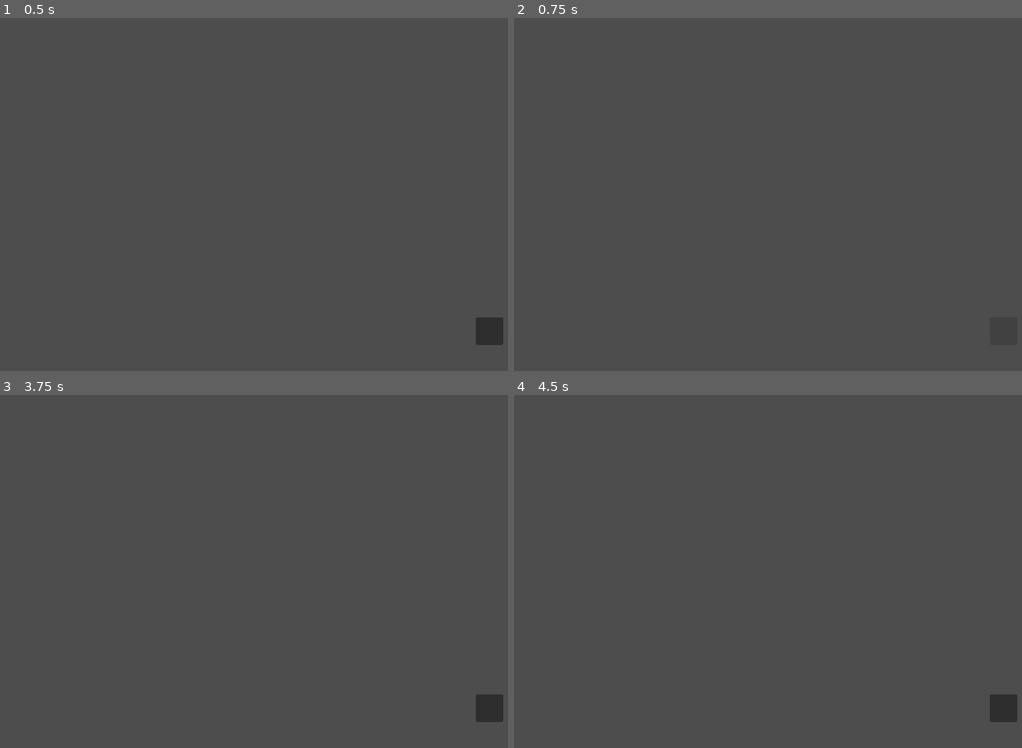
Above: before the commit, frames 1-4 (two rows, left to right).
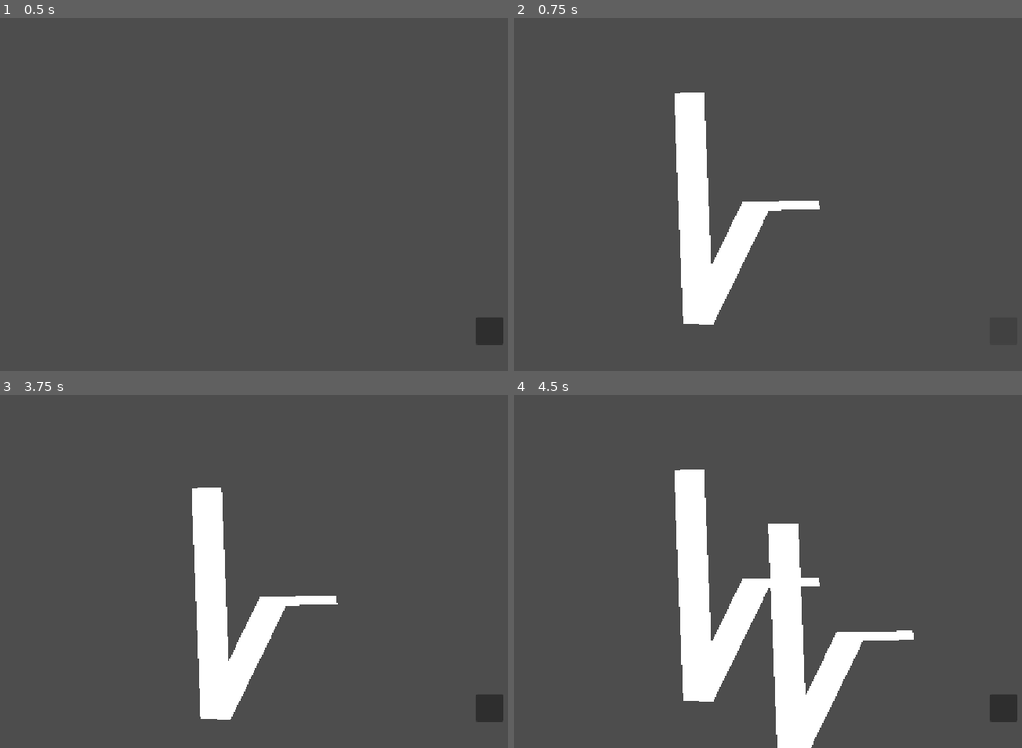
Above: after the commit, the same moments.

Repository: Egorenko/Hitze
Game: Godot game, scene res://scenes/main.tscn
Two runs of this game, one before a commit and one after it. Both use one fixed random seed, a clock stepped at 60 frames per second and the inputs below. Before the commit the project has no main scene; this scene is started directly in both runs.
Inputs (mouse positions are in pixels of both pictures, inside the frame that each line leads up to):
- Up to frame 1 (0.5 s): no input
- Up to frame 2 (0.75 s): click (1001, 332) at 0.5 s
- Up to frame 3 (3.75 s): click (487, 709) at 1.25 s; click (487, 709) at 2 s; tap Enter at 2.75 s; move the mouse to (355, 553) at 2.77 s; click (355, 553) at 2.92 s; tap Space at 3.5 s; drag from (91, 589) to (187, 642) at 3.52 s
- Up to frame 4 (4.5 s): tap Enter at 4.25 s; move the mouse to (793, 493) at 4.27 s; click (793, 493) at 4.42 s

Frame 1 is identical in both runs. In frame 2, 5.7% of the frame differs, in the area x 31-61%, y 21-87%; in frame 3, 5.7%; in frame 4, 11%, in the area x 31-79%, y 21-100%.

Commit message:
add Card and Drag & Drop

Diff:
--- a/20260626_game_jam/project.godot
+++ b/20260626_game_jam/project.godot
@@ -11,6 +11,7 @@
 [application]
 
 config/name="20260626GameJam"
+run/main_scene="uid://clme6234ehbjq"
 config/features=PackedStringArray("4.7", "GL Compatibility")
 config/icon="res://assets/icon.svg"
 
--- /dev/null
+++ b/20260626_game_jam/scenes/card.gd
@@ -0,0 +1,52 @@
+extends Sprite2D
+
+var dragging: bool = false
+var drag_start: Vector2 = Vector2.ZERO
+var origin: Vector2 = Vector2.ZERO
+signal card_played(direction: String)
+
+const SWIPE_THRESHOLD: float = 150.0
+
+func _input(event: InputEvent) -> void:
+	if event is InputEventMouseButton:
+		if event.pressed:
+			dragging = true
+			drag_start = event.position
+			origin = global_position
+		else:
+			_check_swipe(event.position)
+			dragging = false
+
+	if event is InputEventMouseMotion and dragging:
+		global_position = origin + (event.position - drag_start)
+
+func _check_swipe(end_pos: Vector2) -> void:
+	var diff: Vector2 = end_pos - drag_start
+
+	if abs(diff.x) < SWIPE_THRESHOLD:
+		# Zurück zur Origin
+		global_position = origin
+		return
+
+	if diff.x > 0:
+		_on_swipe_right()
+	elif diff.x < 0:
+		_on_swipe_left()
+
+func _on_swipe_right() -> void:
+	card_played.emit("right")
+	print("Swipe Right")
+
+
+func _on_swipe_left() -> void:
+	card_played.emit("left")
+	print("Swipe Left")
+
+func _ready() -> void:
+	get_viewport().connect("mouse_exited", _on_mouse_exited)
+
+func _on_mouse_exited() -> void:
+	if dragging:
+		queue_free()
+		dragging = false
+		global_position = origin
--- /dev/null
+++ b/20260626_game_jam/scenes/card.tscn
@@ -0,0 +1,11 @@
+[gd_scene format=3 uid="uid://cgnhm1akexdvm"]
+
+[ext_resource type="Script" uid="uid://dkak0jk4gjimg" path="res://scenes/card.gd" id="1_d81rb"]
+
+[node name="Card" type="Sprite2D" unique_id=2126844789]
+script = ExtResource("1_d81rb")
+
+[node name="Line2D" type="Line2D" parent="." unique_id=1437947577]
+position = Vector2(-2619.111, -179.78912)
+scale = Vector2(5.555556, 1.6618183)
+points = PackedVector2Array(561, 191, 564, 446, 583, 316, 604, 315)
--- a/20260626_game_jam/scenes/main.gd
+++ b/20260626_game_jam/scenes/main.gd
@@ -1,6 +1,16 @@
 extends Node2D
 
+var card = preload("res://scenes/card.tscn")
 var card_on_feld:bool = false
 
 func spawn_card() -> void:
-	pass
+	if card_on_feld:
+		return
+	print("card")
+	var inst = card.instantiate()
+	add_child(inst)
+	inst.card_played.connect(_on_card_played)
+	card_on_feld = true
+
+func _on_card_played(direction: String) -> void:
+	card_on_feld = false
--- a/20260626_game_jam/scenes/main.tscn
+++ b/20260626_game_jam/scenes/main.tscn
@@ -10,3 +10,5 @@
 offset_top = 550.0
 offset_right = 1100.0
 offset_bottom = 600.0
+
+[connection signal="button_down" from="Button" to="." method="spawn_card"]
--- /dev/null
+++ b/20260626_game_jam/scripts/cards/card_base.gd
@@ -0,0 +1,15 @@
+@abstract class_name card extends Resource
+
+@export var name: String = "/CardName"
+@export var text: String = "/CardText"
+@export var stats: Array[stats] = []
+
+@abstract func on_yes() -> void
+
+@abstract func on_no() -> void
+
+func apply(player: player_manager) -> void:
+	for card_stat in stats:
+		for player_stat in player.stat:
+			if card_stat.name == player_stat.name:
+				player_stat.change(card_stat.cur, card_stat.operants.add)
--- /dev/null
+++ b/20260626_game_jam/scripts/cards/card_money.gd
@@ -0,0 +1,7 @@
+class_name card_money extends card
+
+func on_no() -> void:
+	pass
+
+func on_yes() -> void:
+	pass
Not shown, added: 20260626_game_jam/scenes/card.gd.uid
Not shown, added: 20260626_game_jam/scripts/cards/card_base.gd.uid
Not shown, added: 20260626_game_jam/scripts/cards/card_money.gd.uid
